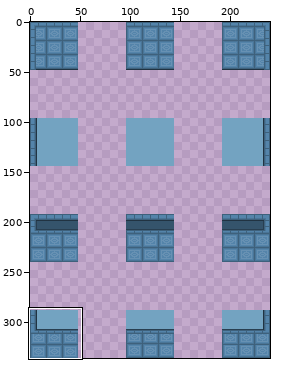
Two states of a sprite sheet, Smaug4/Assets/_Game/Arts/Tilesets/tile_pedras_preciosas.png. The first picture is a wide view before the edit; the outline marks the close-up.
Close-up. Earlier state:
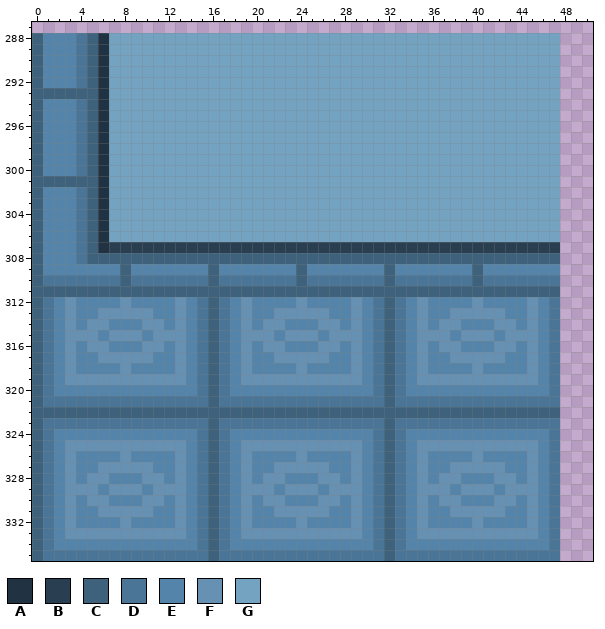
The file is 240x336 pixels. Colours within 5 levels of each other are drawn and written as one. Shown: x 0..50, y 287..335. The commit also changed other parts of the picture, which this record leaves out.
Palette (. is transparent): A #213342  B #293f51  C #3e617c  D #4a7597  E #5484aa  F #6791b3  G #73a3c1
Pixels before (only the part around the change), first column x 0:
287 ...................................................
288 CEEEDCAGGGGGGGGGGGGGGGGGGGGGGGGGGGGGGGGGGGGGGGGG...
289 CEEEDCAGGGGGGGGGGGGGGGGGGGGGGGGGGGGGGGGGGGGGGGGG...
290 CEEEDCAGGGGGGGGGGGGGGGGGGGGGGGGGGGGGGGGGGGGGGGGG...
291 CEEEDCAGGGGGGGGGGGGGGGGGGGGGGGGGGGGGGGGGGGGGGGGG...
292 CEEEDCAGGGGGGGGGGGGGGGGGGGGGGGGGGGGGGGGGGGGGGGGG...
293 CCCCCCAGGGGGGGGGGGGGGGGGGGGGGGGGGGGGGGGGGGGGGGGG...
294 CEEEDCAGGGGGGGGGGGGGGGGGGGGGGGGGGGGGGGGGGGGGGGGG...
295 CEEEDCAGGGGGGGGGGGGGGGGGGGGGGGGGGGGGGGGGGGGGGGGG...
296 CEEEDCAGGGGGGGGGGGGGGGGGGGGGGGGGGGGGGGGGGGGGGGGG...
297 CEEEDCAGGGGGGGGGGGGGGGGGGGGGGGGGGGGGGGGGGGGGGGGG...
298 CEEEDCAGGGGGGGGGGGGGGGGGGGGGGGGGGGGGGGGGGGGGGGGG...
299 CEEEDCAGGGGGGGGGGGGGGGGGGGGGGGGGGGGGGGGGGGGGGGGG...
300 CEEEDCAGGGGGGGGGGGGGGGGGGGGGGGGGGGGGGGGGGGGGGGGG...
301 CCCCCCAGGGGGGGGGGGGGGGGGGGGGGGGGGGGGGGGGGGGGGGGG...
302 CEEEDCAGGGGGGGGGGGGGGGGGGGGGGGGGGGGGGGGGGGGGGGGG...
303 CEEEDCAGGGGGGGGGGGGGGGGGGGGGGGGGGGGGGGGGGGGGGGGG...
304 CEEEDCAGGGGGGGGGGGGGGGGGGGGGGGGGGGGGGGGGGGGGGGGG...
305 CEEEDCAGGGGGGGGGGGGGGGGGGGGGGGGGGGGGGGGGGGGGGGGG...
306 CEEEDCAGGGGGGGGGGGGGGGGGGGGGGGGGGGGGGGGGGGGGGGGG...
307 CEEEDCABBBBBBBBBBBBBBBBBBBBBBBBBBBBBBBBBBBBBBBBB...
308 CEEEDCCCCCCCCCCCCCCCCCCCCCCCCCCCCCCCCCCCCCCCCCCC...
309 CEEEEEEECEEEEEEECEEEEEEECEEEEEEECEEEEEEECEEEEEEE...
310 CDDDDDDDCDDDDDDDCDDDDDDDCDDDDDDDCDDDDDDDCDDDDDDD...
311 CCCCCCCCCCCCCCCCCCCCCCCCCCCCCCCCCCCCCCCCCCCCCCCC...
312 CDEFEEEEFEEEEFEDCDEFEEEEFEEEEFEDCDEFEEEEFEEEEFED...
313 CDEFEEFFFFFEEFEDCDEFEEFFFFFEEFEDCDEFEEFFFFFEEFED...
314 CDEFEFFEEEFFEFEDCDEFEFFEEEFFEFEDCDEFEFFEEEFFEFED...
315 CDEFFFEFFFEFFFEDCDEFFFEFFFEFFFEDCDEFFFEFFFEFFFED...
Once edited:
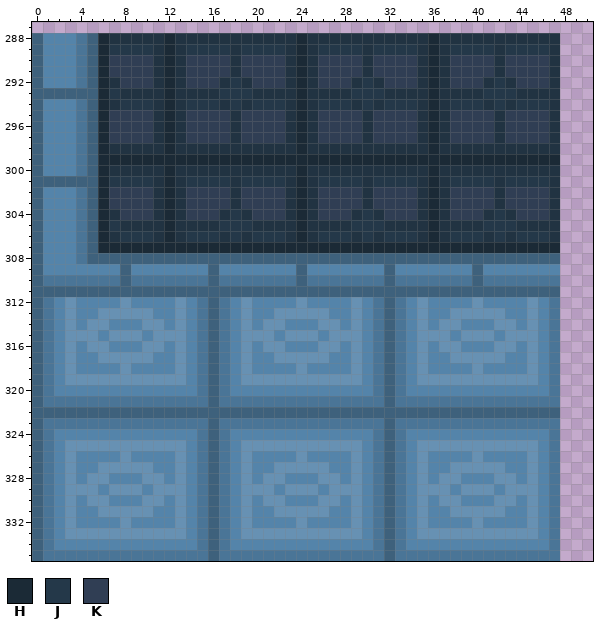
Colours new in this view: H #1b2a36  J #243849  K #303e54
Edits made:
y 288: x 6..47 AGGGGGGGGGGGGGGGGGGGGGGGGGGGGGGGGGGGGGGGGG -> HAAAAAHAAAAAAAAAAAHAAAAAAAAAAAHAAAAAAAAAAA
y 289: x 6..47 AGGGGGGGGGGGGGGGGGGGGGGGGGGGGGGGGGGGGGGGGG -> HJJJJAHAJJJJAJJJJAHAJJJJAJJJJAHAJJJJAJJJJA
y 290..291: x 6..47 AGGGGGGGGGGGGGGGGGGGGGGGGGGGGGGGGGGGGGGGGG -> HKKKKAHAKKKKAKKKKAHAKKKKAKKKKAHAKKKKAKKKKA
y 292: x 6..47 AGGGGGGGGGGGGGGGGGGGGGGGGGGGGGGGGGGGGGGGGG -> HAKKKAHAKKKAJAKKKAHAKKKAJAKKKAHAKKKAJAKKKA
y 293: x 6..47 AGGGGGGGGGGGGGGGGGGGGGGGGGGGGGGGGGGGGGGGGG -> HJAAAAHAAAAJJJAAAAHAAAAJJJAAAAHAAAAJJJAAAA
y 294: x 6..47 AGGGGGGGGGGGGGGGGGGGGGGGGGGGGGGGGGGGGGGGGG -> HAJJJAHAJJJAJAJJJAHAJJJAJAJJJAHAJJJAJAJJJA
y 295..297: x 6..47 AGGGGGGGGGGGGGGGGGGGGGGGGGGGGGGGGGGGGGGGGG -> HKKKKAHAKKKKAKKKKAHAKKKKAKKKKAHAKKKKAKKKKA
y 298: x 6..47 AGGGGGGGGGGGGGGGGGGGGGGGGGGGGGGGGGGGGGGGGG -> HAAAAAHAAAAAAAAAAAHAAAAAAAAAAAHAAAAAAAAAAA
y 299: x 6..47 AGGGGGGGGGGGGGGGGGGGGGGGGGGGGGGGGGGGGGGGGG -> HHHHHHHHHHHHHHHHHHHHHHHHHHHHHHHHHHHHHHHHHH
y 300: x 6..47 AGGGGGGGGGGGGGGGGGGGGGGGGGGGGGGGGGGGGGGGGG -> HAAAAAHAAAAAAAAAAAHAAAAAAAAAAAHAAAAAAAAAAA
y 301: x 6..47 AGGGGGGGGGGGGGGGGGGGGGGGGGGGGGGGGGGGGGGGGG -> HJJJJAHAJJJJAJJJJAHAJJJJAJJJJAHAJJJJAJJJJA
y 302..303: x 6..47 AGGGGGGGGGGGGGGGGGGGGGGGGGGGGGGGGGGGGGGGGG -> HKKKKAHAKKKKAKKKKAHAKKKKAKKKKAHAKKKKAKKKKA
y 304: x 6..47 AGGGGGGGGGGGGGGGGGGGGGGGGGGGGGGGGGGGGGGGGG -> HAKKKAHAKKKAJAKKKAHAKKKAJAKKKAHAKKKAJAKKKA
y 305: x 6..47 AGGGGGGGGGGGGGGGGGGGGGGGGGGGGGGGGGGGGGGGGG -> HJAAAAHAAAAJJJAAAAHAAAAJJJAAAAHAAAAJJJAAAA
y 306: x 6..47 AGGGGGGGGGGGGGGGGGGGGGGGGGGGGGGGGGGGGGGGGG -> HAJJJAHAJJJAJAJJJAHAJJJAJAJJJAHAJJJAJAJJJA
y 307: x 6..47 ABBBBBBBBBBBBBBBBBBBBBBBBBBBBBBBBBBBBBBBBB -> HHHHHHHHHHHHHHHHHHHHHHHHHHHHHHHHHHHHHHHHHH
